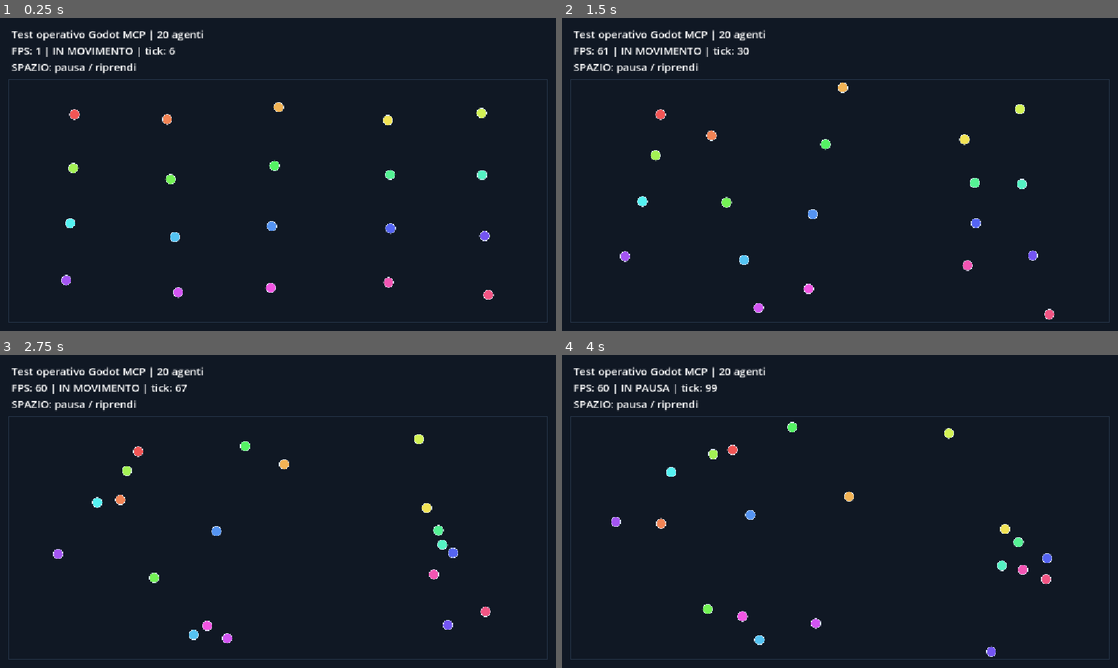
Above: before the commit, frames 1-4 (two rows, left to right).
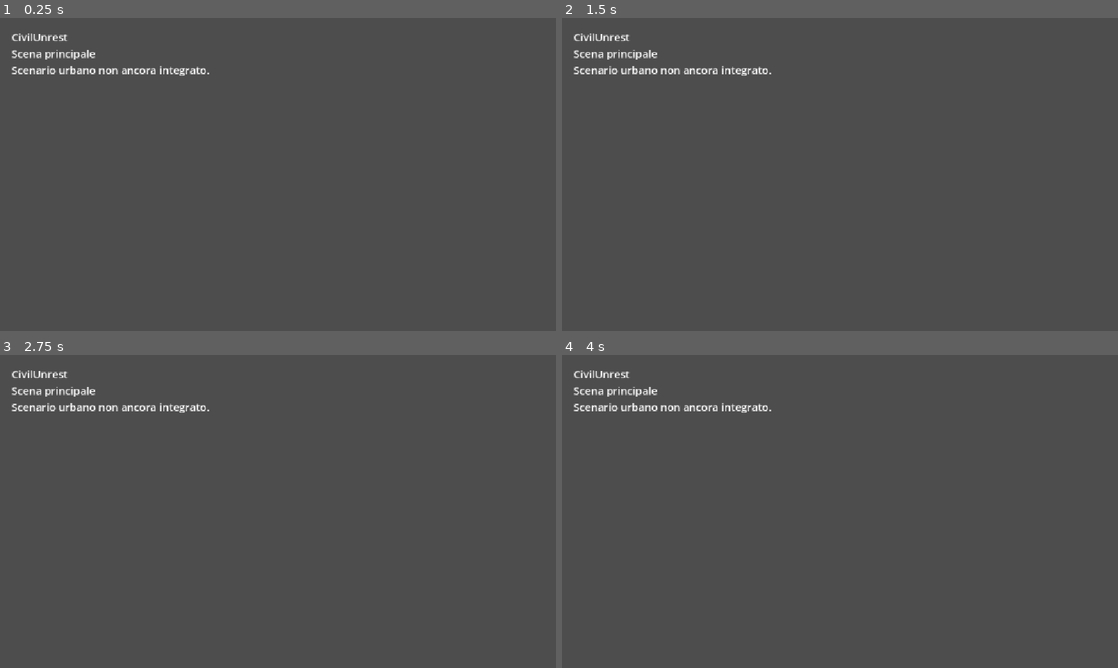
Above: after the commit, the same moments.

Repository: Zetax9x/CivilUnrest
Game: Godot game, scene res://scenes/main/Main.tscn
Two runs of this game, one before a commit and one after it. Both use one fixed random seed, a clock stepped at 60 frames per second and the inputs below. Before the commit the project starts from res://tests/mcp/MCP_Test.tscn.
Inputs (mouse positions are in pixels of both pictures, inside the frame that each line leads up to):
- Up to frame 1 (0.25 s): no input
- Up to frame 2 (1.5 s): tap Enter at 0.5, 0.6 s; move the mouse to (962, 158) at 0.52 s; hold Right 0.53-1.25 s; click (962, 158) at 0.67 s; tap Space at 0.77, 1.25 s; drag from (728, 190) to (812, 237) at 1.27 s
- Up to frame 3 (2.75 s): move the mouse to (333, 442) at 2.02 s; hold Right from 2.03 s (still down); hold Shift from 2.03 s (still down)
- Up to frame 4 (4 s): release Right at 2.75 s; release Shift at 2.75 s; drag from (812, 574) to (673, 464) at 2.77 s; move the mouse to (1006, 558) at 3.52 s; hold A from 3.53 s (still down); hold Alt from 3.53 s (still down); tap Space at 3.77 s

The runs differ from the first frame. In frame 1, 100% of the frame differs, in the area x 0-100%, y 0-100%; in frame 2, 100%; in frame 3, 100%; in frame 4, 100%.

Commit message:
chore: separate main game from tests and benchmarks

Diff:
--- a/civil-unrest/project.godot
+++ b/civil-unrest/project.godot
@@ -11,7 +11,7 @@
 [application]
 
 config/name="CivilUnrest"
-run/main_scene="uid://6iovwjj8k5rv"
+run/main_scene="res://scenes/main/Main.tscn"
 config/features=PackedStringArray("4.7", "GL Compatibility")
 config/icon="res://icon.svg"
 
--- /dev/null
+++ b/civil-unrest/scenes/main/Main.tscn
@@ -0,0 +1,17 @@
+[gd_scene format=3 uid="uid://7qrebf6pbhpk"]
+
+[node name="Main" type="Node" unique_id=221736156]
+
+[node name="WorldHost" type="Node" parent="." unique_id=420764471]
+
+[node name="PlaceholderUI" type="CanvasLayer" parent="." unique_id=2062545626]
+
+[node name="Status" type="Label" parent="PlaceholderUI" unique_id=806934013]
+offset_left = 24.0
+offset_top = 24.0
+offset_right = 900.0
+offset_bottom = 120.0
+theme_override_font_sizes/font_size = 22
+text = "CivilUnrest
+Scena principale
+Scenario urbano non ancora integrato."
Not shown, changed: civil-unrest/docs/PROGRESS.md
